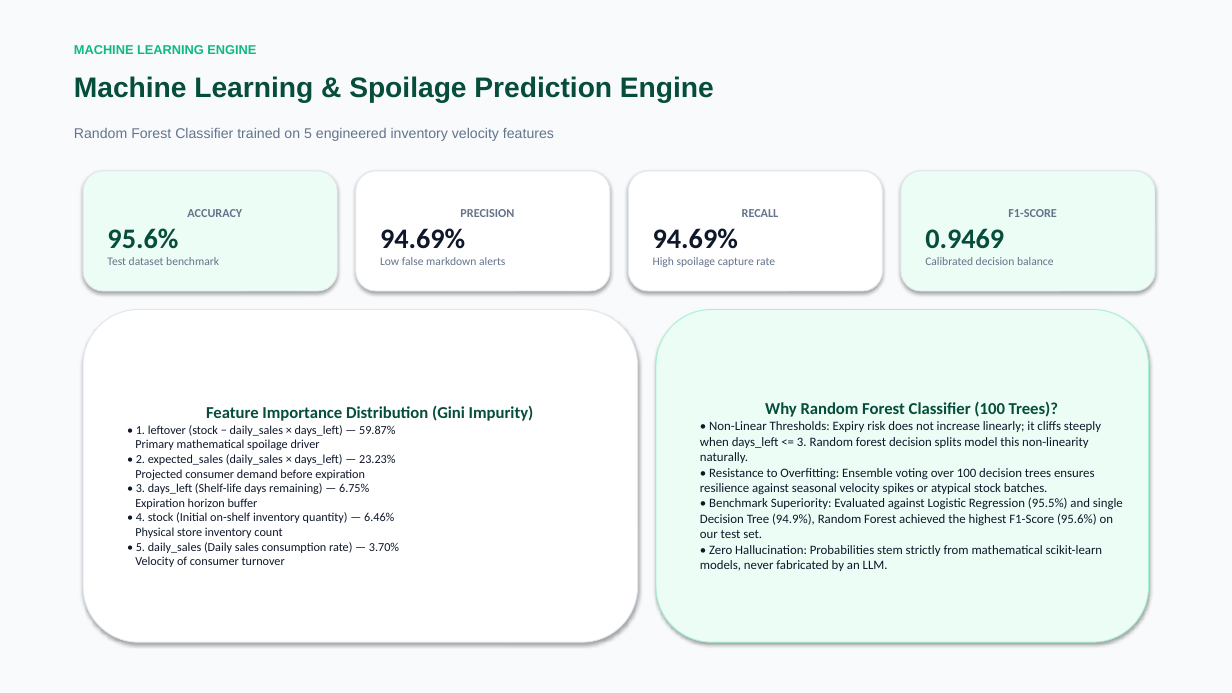
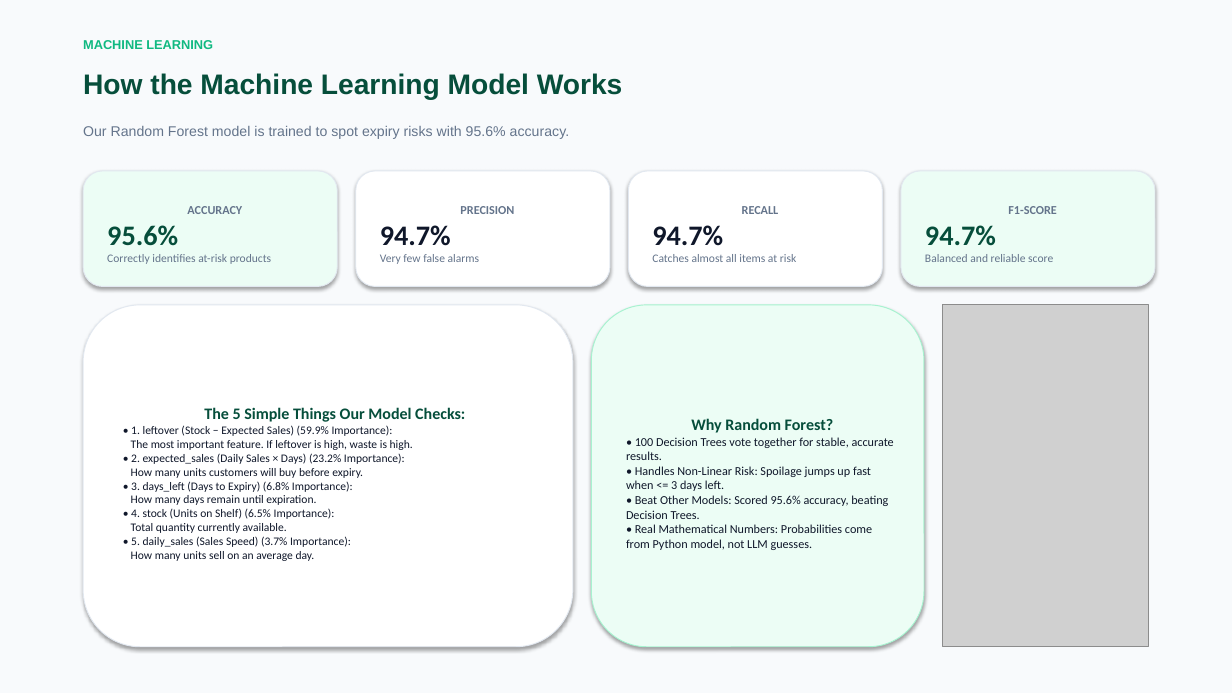
Before and after one commit to sanskaraiml-debug/Fresh-Watch, a slide deck: slide 6 of FreshWatch_Presentation.pptx. Drawn at 1232x693 pixels with LibreOffice and Linux fonts; fonts in the diff are those of the drawing; grey boxes stand for pictures. Boxes give left, top, right and bottom in pixels: in the first picture for what was removed or moved away, otherwise in the second. Text is boxed around its words. In the diff, an @@ line names an element or a change of style, - is before the commit and + after.

Commit message:
Updated FreshWatch project

```diff
--- a/FreshWatch_Presentation.pptx
+++ b/FreshWatch_Presentation.pptx
@@ text at <box>83,40,213,49</box>: text changed @@
-MACHINE LEARNING ENGINE
+MACHINE LEARNING
@@ text at <box>83,73,623,100</box>: text changed @@
-Machine Learning & Spoilage Prediction Engine
+How the Machine Learning Model Works
@@ text at <box>83,126,569,139</box>: text changed @@
-Random Forest Classifier trained on 5 engineered inventory velocity features
+Our Random Forest model is trained to spot expiry risks with 95.6% accuracy.
@@ rounded rectangle "ACCURACY": place and size @@
-rounded rectangle "ACCURACY" at <box>83,171,337,291</box>
+rounded rectangle "ACCURACY" at <box>83,171,337,287</box>
@@ rounded rectangle "PRECISION": place and size @@
-rounded rectangle "PRECISION" at <box>356,171,610,291</box>
+rounded rectangle "PRECISION" at <box>356,171,610,287</box>
@@ rounded rectangle "RECALL": place and size @@
-rounded rectangle "RECALL" at <box>628,171,883,291</box>
+rounded rectangle "RECALL" at <box>628,171,883,287</box>
@@ rounded rectangle "F1-SCORE": place and size @@
-rounded rectangle "F1-SCORE" at <box>901,171,1155,291</box>
+rounded rectangle "F1-SCORE" at <box>901,171,1155,287</box>
@@ text in rounded rectangle at <box>380,225,480,264</box>: text changed @@
-94.69%
-Low false markdown alerts
+94.7%
+Very few false alarms
@@ text in rounded rectangle at <box>652,225,796,262</box>: text changed @@
-94.69%
-High spoilage capture rate
+94.7%
+Catches almost all items at risk
@@ text in rounded rectangle at <box>925,225,1053,262</box>: text changed @@
-0.9469
-Calibrated decision balance
+94.7%
+Balanced and reliable score
@@ text in rounded rectangle at <box>107,254,271,264</box>: text changed @@
-Test dataset benchmark
+Correctly identifies at-risk products
@@ rounded rectangle "The 5 Simple Things Our ...": place and size @@
-rounded rectangle "The 5 Simple Things Our ..." at <box>83,310,638,642</box>
+rounded rectangle "The 5 Simple Things Our ..." at <box>83,305,573,647</box>
@@ rounded rectangle "Why Random Forest?": place and size @@
-rounded rectangle "Why Random Forest?" at <box>656,310,1149,642</box>
+rounded rectangle "Why Random Forest?" at <box>592,305,924,647</box>
@@ picture added at <box>943,305,1149,647</box> @@
@@ text in rounded rectangle at <box>131,407,465,561</box>: text changed; size 9.5 to 9 pt @@
-Feature Importance Distribution (Gini Impurity)
-• 1. leftover (stock − daily_sales × days_left) — 59.87%
-Primary mathematical spoilage driver
-• 2. expected_sales (daily_sales × days_left) — 23.23%
-Projected consumer demand before expiration
-• 3. days_left (Shelf-life days remaining) — 6.75%
-Expiration horizon buffer
-• 4. stock (Initial on-shelf inventory quantity) — 6.46%
-Physical store inventory count
-• 5. daily_sales (Daily sales consumption rate) — 3.70%
-Velocity of consumer turnover
+The 5 Simple Things Our Model Checks:
+• 1. leftover (Stock − Expected Sales) (59.9% Importance):
+The most important feature. If leftover is high, waste is high.
+• 2. expected_sales (Daily Sales × Days) (23.2% Importance):
+How many units customers will buy before expiry.
+• 3. days_left (Days to Expiry) (6.8% Importance):
+How many days remain until expiration.
+• 4. stock (Units on Shelf) (6.5% Importance):
+Total quantity currently available.
+• 5. daily_sales (Sales Speed) (3.7% Importance):
+How many units sell on an average day.
@@ text in rounded rectangle at <box>626,418,894,550</box>: text changed; size 10 to 9.5 pt @@
-Why Random Forest Classifier (100 Trees)?
-• Non-Linear Thresholds: Expiry risk does not increase linearly; it cliffs steeply when days_left <= 3. Random forest decision splits model this non-linearity naturally.
-• Resistance to Overfitting: Ensemble voting over 100 decision trees ensures resilience against seasonal velocity spikes or atypical stock batches.
-• Benchmark Superiority: Evaluated against Logistic Regression (95.5%) and single Decision Tree (94.9%), Random Forest achieved the highest F1-Score (95.6%) on our test set.
-• Zero Hallucination: Probabilities stem strictly from mathematical scikit-learn models, never fabricated by an LLM.
+Why Random Forest?
+• 100 Decision Trees vote together for stable, accurate results.
+• Handles Non-Linear Risk: Spoilage jumps up fast when <= 3 days left.
+• Beat Other Models: Scored 95.6% accuracy, beating Decision Trees.
+• Real Mathematical Numbers: Probabilities come from Python model, not LLM guesses.
```
Also in this commit, not shown: 2 other slides changed, 9 slides added, 9 slides removed, 32 other files.
